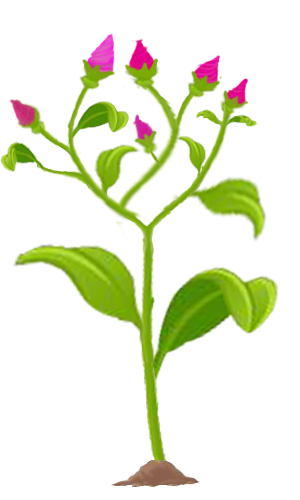
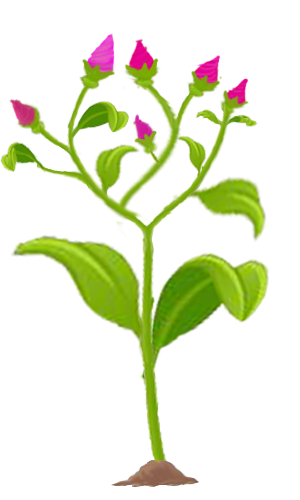
Before/after of a (300, 500) layered artwork. What changed in the layer stack:
painted on "Ebene 2" over [10, 234, 152, 357]
painted on "Ebene 9" over [138, 252, 279, 406]
